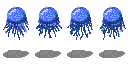
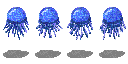
Layer changes from the first (128, 64) image to the second:
painted on "Layer 4" over [100, 9, 126, 39]
painted on "Layer 3" over [18, 8, 93, 39]
painted on "Layer 2" over [37, 24, 77, 37]
